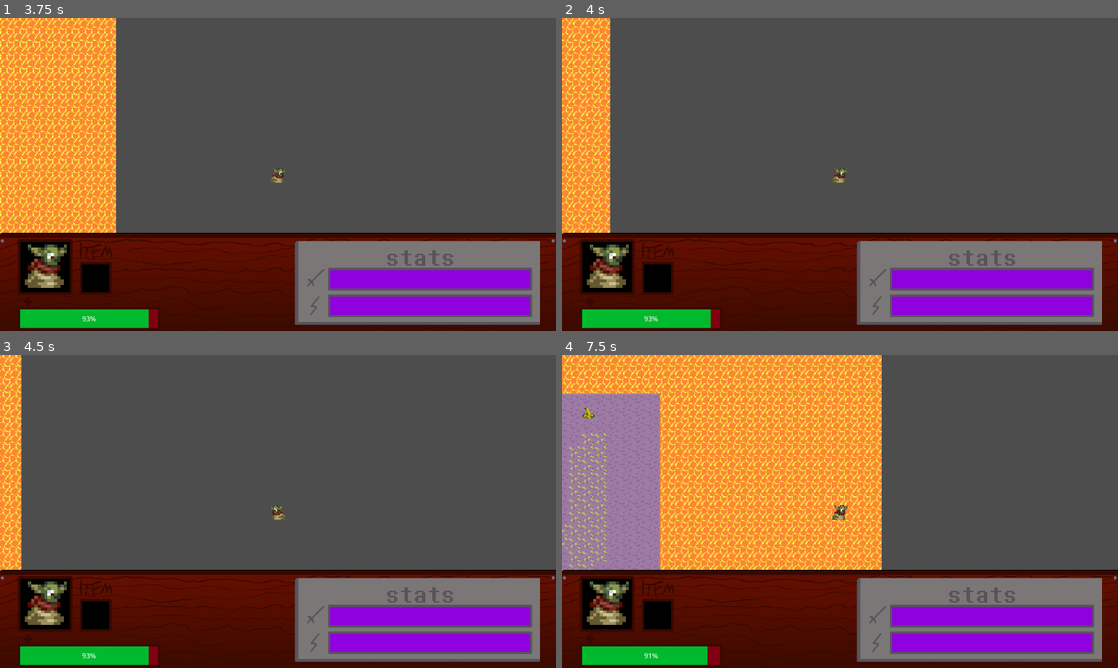
Above: before the commit, frames 1-4 (two rows, left to right).
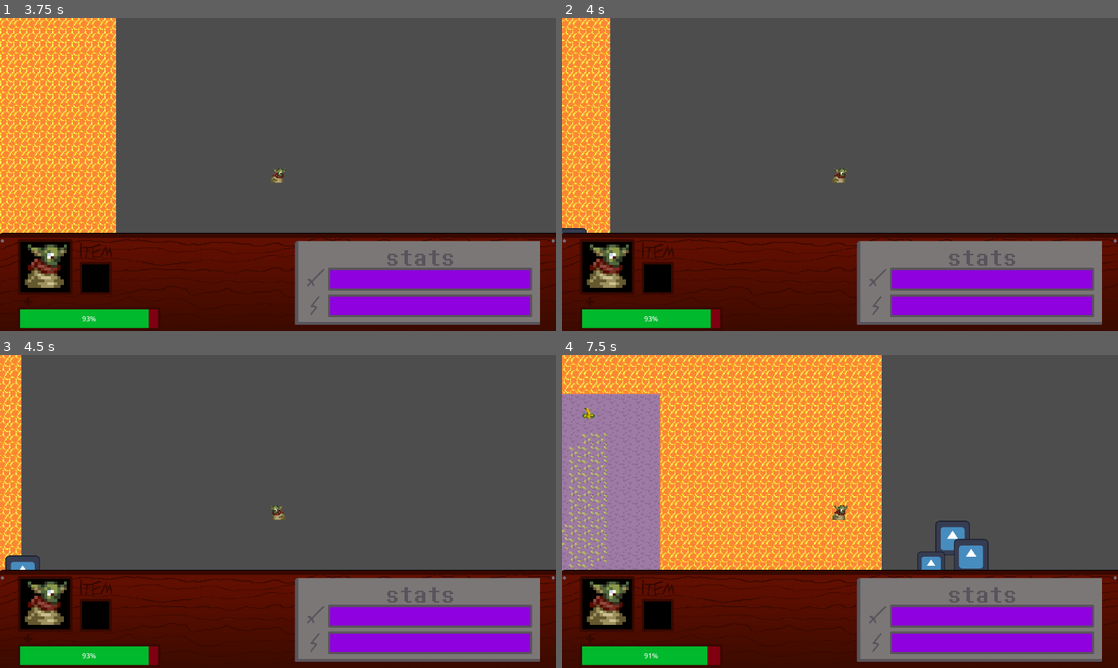
Above: after the commit, the same moments.

Repository: panda-ARCMH/BoblinQuest
Game: Godot game, scene res://dungeon.tscn
Same seed, same stepped clock (60 frames per second), same inputs: the game is played once before the commit and once after it. The engine's default icon, where the game draws it, is replaced by a stand-in: a white triangle on a blue panel in a dark square.
Inputs:
- Up to frame 1 (3.75 s): tap Enter (ui_accept) at 0.5, 0.77, 1.52, 3.02 s; hold D (ui_right) 0.53-2.03 s; hold A (ui_left) 2.03-2.78 s; hold D (ui_right) from 2.78 s (still down)
- Up to frame 2 (4 s): keep holding D (ui_right); tap Enter (ui_accept) at 3.77 s
- Up to frame 3 (4.5 s): release D (ui_right) at 4.28 s; hold A (ui_left) from 4.28 s (still down)
- Up to frame 4 (7.5 s): tap Enter (ui_accept) at 4.52, 6.02, 6.77 s; release A (ui_left) at 5.03 s; hold D (ui_right) 5.03-5.78 s; hold A (ui_left) 5.78-7.28 s; hold D (ui_right) from 7.28 s (still down)

Frame 1 is identical in both runs. In frame 2, less than 0.1% of the frame differs, in the area x 0-5%, y 67-69%; in frame 3, 0.2%; in frame 4, 0.9%, in the area x 63-77%, y 52-69%.

Commit message:
evil godot men

Diff:
--- a/boblin-quest/Enemies/BasicEnemy.tscn
+++ b/boblin-quest/Enemies/BasicEnemy.tscn
@@ -6,4 +6,5 @@
 [node name="EnemyBase" unique_id=1774484772 instance=ExtResource("1_x4l1i")]
 
 [node name="Sprite2D" parent="." index="0" unique_id=1820081734]
+scale = Vector2(0.25, 0.25)
 texture = ExtResource("2_tlah4")
--- a/boblin-quest/Enemies/RangedEnemy.tscn
+++ b/boblin-quest/Enemies/RangedEnemy.tscn
@@ -8,4 +8,5 @@
 health = 2
 
 [node name="Sprite2D" parent="." index="0" unique_id=1820081734]
+scale = Vector2(0.2, 0.2)
 texture = ExtResource("2_wqmkf")
--- a/boblin-quest/Enemies/TankEnemy.tscn
+++ b/boblin-quest/Enemies/TankEnemy.tscn
@@ -4,6 +4,7 @@
 [ext_resource type="Texture2D" uid="uid://bev1ttcujvfi5" path="res://icon.svg" id="2_l1ykg"]
 
 [node name="EnemyBase" unique_id=1774484772 instance=ExtResource("1_of1wh")]
+scale = Vector2(0.3, 0.3)
 speed = 40.0
 health = 8
 
--- a/boblin-quest/dungeon.tscn
+++ b/boblin-quest/dungeon.tscn
@@ -2,6 +2,10 @@
 
 [ext_resource type="Texture2D" uid="uid://nen1dkv62p1o" path="res://assets/world_tiles.png" id="2_noicg"]
 [ext_resource type="Texture2D" uid="uid://dhd628yyqqqd" path="res://world_tiles.png" id="2_q5kms"]
+[ext_resource type="Script" uid="uid://13l3k3ctgewr" path="res://Enemies/enemy_spawner.gd" id="3_tgur7"]
+[ext_resource type="PackedScene" uid="uid://cptsos77ce241" path="res://Enemies/BasicEnemy.tscn" id="4_uag5o"]
+[ext_resource type="PackedScene" uid="uid://de5xwicgo18vo" path="res://Enemies/TankEnemy.tscn" id="5_jqckn"]
+[ext_resource type="PackedScene" uid="uid://dchv7orpcubun" path="res://Enemies/RangedEnemy.tscn" id="6_o2cd7"]
 [ext_resource type="PackedScene" uid="uid://c5q1edwdtifuw" path="res://player/boblinCharacter.tscn" id="6_vol8w"]
 [ext_resource type="PackedScene" uid="uid://d0o4s721j58pu" path="res://items/healing_item.tscn" id="7_healing"]
 [ext_resource type="PackedScene" uid="uid://cc82ck07xuhrg" path="res://items/banana.tscn" id="8_banana"]
@@ -309,6 +313,10 @@
 rendering_quadrant_size = 12
 
 [node name="EnemySpawner" type="Node2D" parent="." unique_id=1072455406]
+script = ExtResource("3_tgur7")
+basic_enemy_scene = ExtResource("4_uag5o")
+tank_enemy_scene = ExtResource("5_jqckn")
+ranged_enemy_scene = ExtResource("6_o2cd7")
 
 [node name="BoblinCharacter_tscn" parent="." unique_id=1672009507 instance=ExtResource("6_vol8w")]
 
